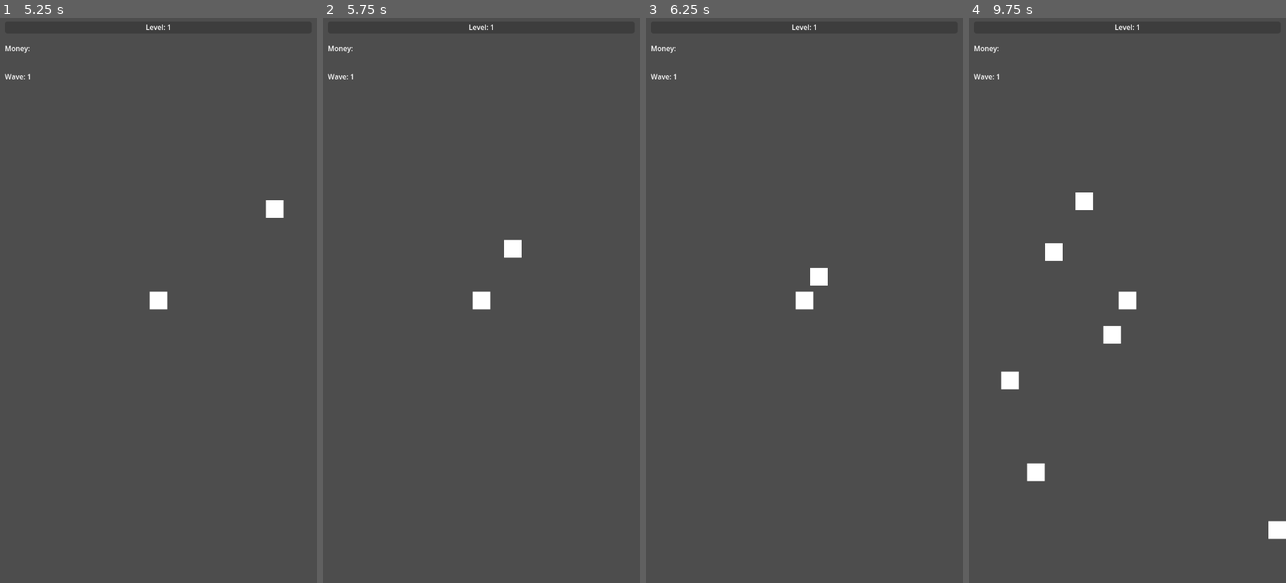
Above: before the commit, frames 1-4 (left to right).
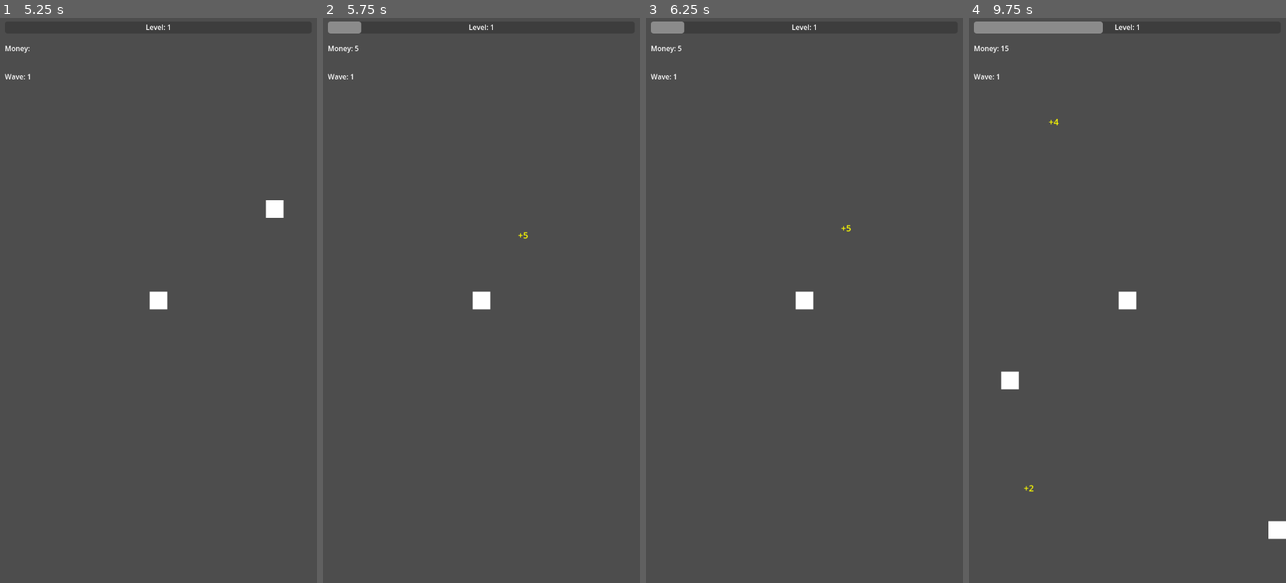
Above: after the commit, the same moments.

Repository: Davideee03/MobileComputing
Game: Godot game, scene res://Scenes/Towns/Town.tscn
The game is run twice, just before and just after one commit, with the same random seed, the same clock (stepped at 60 frames per second) and the same inputs.
Inputs (mouse positions are in pixels of both pictures, inside the frame that each line leads up to):
- Up to frame 1 (5.25 s): click "Start Wave" at 0.5 s; tap Enter at 1.25, 2.75, 4.25 s; move the mouse to (228, 272) at 1.27 s; click (228, 272) at 1.42 s; tap Space at 2, 3.5 s; drag from (95, 328) to (158, 300) at 2.02 s; move the mouse to (190, 176) at 2.77 s; click (190, 176) at 2.92 s; drag from (142, 413) to (63, 215) at 3.52 s; move the mouse to (253, 385) at 4.27 s; click (253, 385) at 4.42 s; drag from (63, 215) to (310, 193) at 5.02 s
- Up to frame 2 (5.75 s): no input
- Up to frame 3 (6.25 s): move the mouse to (820, 300) at 5.77 s; click (820, 300) at 5.92 s
- Up to frame 4 (9.75 s): drag from (1079, 159) to (1127, 300) at 6.52 s; move the mouse to (1197, 272) at 7.27 s; click (1197, 272) at 7.42 s; drag from (1064, 328) to (1127, 300) at 8.02 s; move the mouse to (1159, 176) at 8.77 s; click (1159, 176) at 8.92 s; drag from (1111, 413) to (1032, 215) at 9.52 s

Frame 1 is identical in both runs. In frame 2, 0.4% of the frame differs, in the area x 1-65%, y 0-43%; in frame 3, 0.4%; in frame 4, 1.6%, in the area x 1-48%, y 0-84%.
Error before the commit: Invalid call. Nonexistent function 'take_damage' in base 'Area2D'. (res://Scripts/Enemies/EnemyMovement.gd:27)

Commit message:
HealthSystem
The health system extends an area2d instead of a node.

Diff:
--- a/Scenes/Player/Player.tscn
+++ b/Scenes/Player/Player.tscn
@@ -76,18 +76,14 @@
 collision_layer = 2
 collision_mask = 0
 monitoring = false
+script = ExtResource("4_t5p63")
 
 [node name="CollisionShape2D" type="CollisionShape2D" parent="Hitbox"]
 shape = SubResource("RectangleShape2D_klpek")
 
-[node name="HealthSystem" type="Node" parent="."]
-script = ExtResource("4_t5p63")
-
 [node name="ShootSystem" type="Node" parent="."]
 script = ExtResource("6_f7t2u")
-can_shoot = false
 
 [connection signal="area_entered" from="EmeyDetector" to="ShootSystem" method="_on_emey_detector_area_entered"]
 [connection signal="area_exited" from="EmeyDetector" to="ShootSystem" method="_on_emey_detector_area_exited"]
 [connection signal="timeout" from="Timer" to="ShootSystem" method="_on_timer_timeout"]
-[connection signal="area_entered" from="Hitbox" to="HealthSystem" method="_on_hitbox_area_entered"]
--- a/Scripts/Enemies/EnemyMovement.gd
+++ b/Scripts/Enemies/EnemyMovement.gd
@@ -7,7 +7,7 @@
 
 @export_category("Damage")
 @export var damage_inflicted : float = 25.0
-@export var attack_time : float = 2.5
+@export var attack_time : float = 0.5
 
 
 func _process(delta):
@@ -19,10 +19,13 @@
 
 func _on_area_entered(area):
 	attack(area)
+	can_attack = true
+func _on_area_exited(area):
+	can_attack = false
 
-func attack(building : Area2D):
-	can_attack = true
+func attack(player : Area2D):
 	await get_tree().create_timer(attack_time).timeout
 
-	building.take_damage(damage_inflicted)
-	attack(building)
+	if !can_attack: return
+	player.take_damage(damage_inflicted)
+	attack(player)
--- a/Scripts/Player/HealthSystem.gd
+++ b/Scripts/Player/HealthSystem.gd
@@ -1,9 +1,9 @@
-extends Node
+extends Area2D
 
 @export_category("Health")
-@export var total_health : float = 500.0
+@export var total_health : float = 100.0
 var current_health : float
-@export var can_take_damage : bool = false
+@export var can_take_damage : bool = true
 
 @export_category("Invincibility")
 @export var invincibility_time : float = 0.25
@@ -11,9 +11,17 @@
 func _ready():
 	current_health = total_health
 
-func _on_hitbox_area_entered(area):
+func take_damage(damage : float):
 	if !can_take_damage: return
-	current_health-=area.damage
+	current_health-=damage
+	print(current_health)
+
+	can_take_damage = false
+	invincibility()
 
 	if current_health<=0:
 		get_tree().reload_current_scene()
+
+func invincibility():
+	await get_tree().create_timer(invincibility_time).timeout
+	can_take_damage = true
